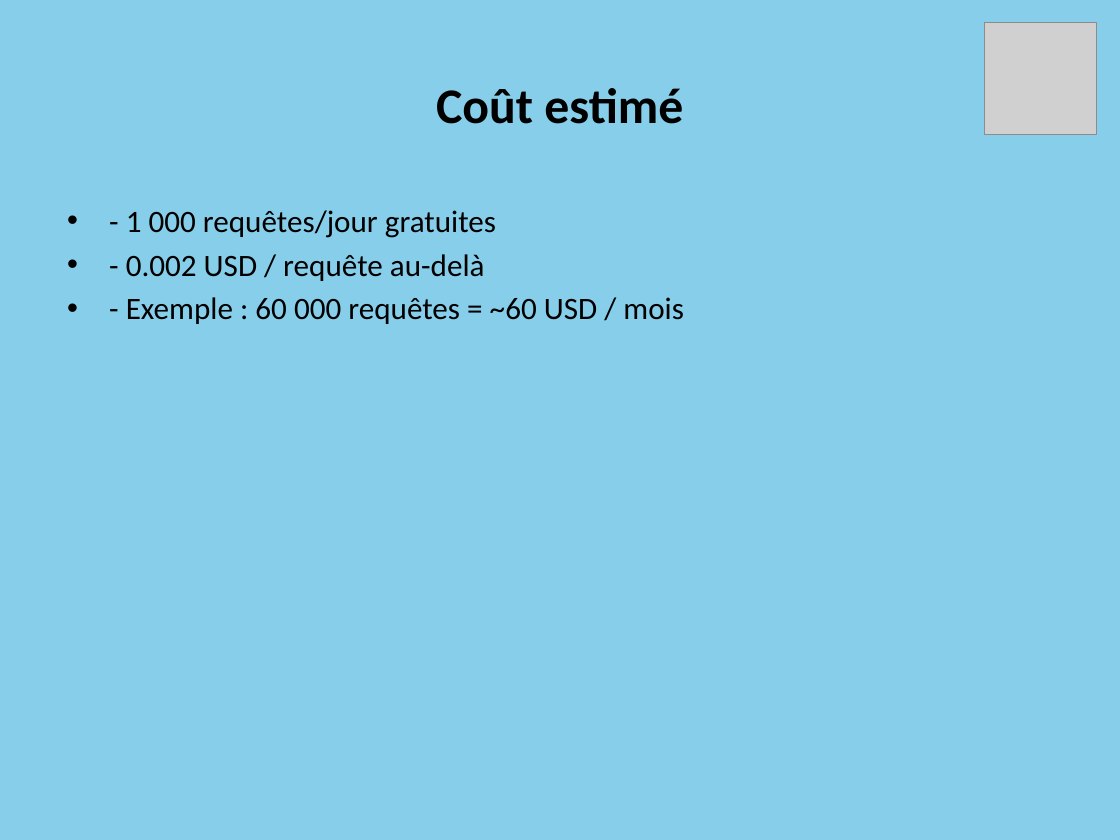
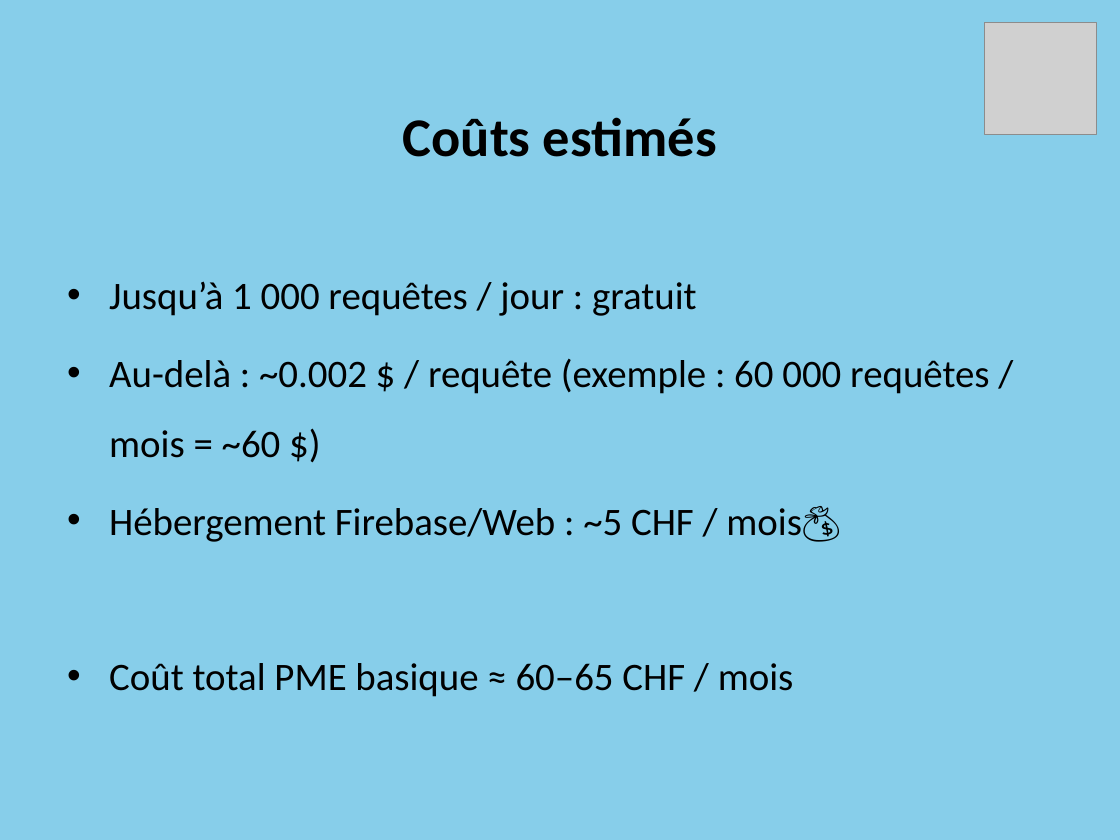
Before and after one commit to Projet-CLD/Google_Dialogflow, a slide deck: slide 9 of Dialogflow_Presentation.pptx (slide 7 before the commit). Drawn at 1120x840 pixels with LibreOffice and Linux fonts; fonts in the diff are those of the drawing; grey boxes stand for pictures. Boxes give left, top, right and bottom in pixels: in the first picture for what was removed or moved away, otherwise in the second. Text is boxed around its words. In the diff, an @@ line names an element or a change of style, - is before the commit and + after.

```diff
--- a/Dialogflow_Presentation.pptx
+++ b/Dialogflow_Presentation.pptx
@@ title removed at (x1=436, y1=88, x2=683, y2=124) @@
-Coût estimé
@@ title added at (x1=403, y1=117, x2=717, y2=157), 35 pt, text #000000, bold @@
+Coûts estimés
@@ text at (x1=109, y1=281, x2=989, y2=697): text changed; size 20 to 25 pt @@
-• - 1 000 requêtes/jour gratuites
-• - 0.002 USD / requête au-delà
-• - Exemple : 60 000 requêtes = ~60 USD / mois
+• Jusqu’à 1 000 requêtes / jour : gratuit
+• Au-delà : ~0.002 $ / requête (exemple : 60 000 requêtes / mois = ~60 $)
+• Hébergement Firebase/Web : ~5 CHF / mois💰
+• Coût total PME basique ≈ 60–65 CHF / mois
```
Also in this commit, not shown: 6 other slides changed, 5 slides added, 2 slides removed.
